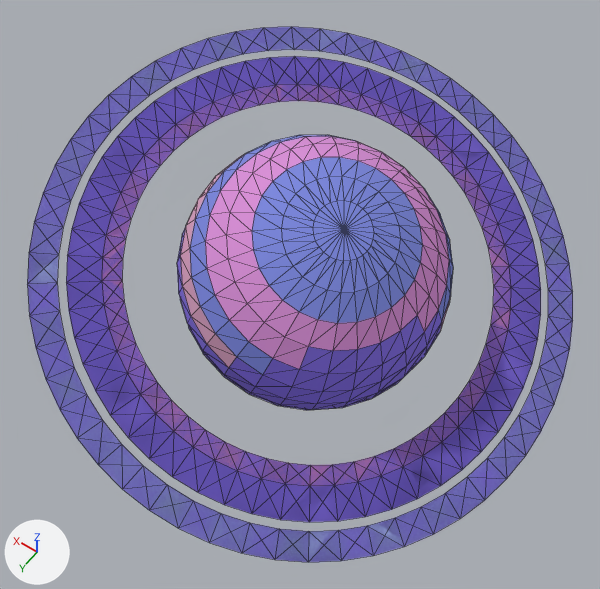
What one commit did to the glTF model assets/models/planet.glb.
Rendered twice from a 50 mm camera at (-195.0, 290.0, 514.0) aimed at (1.0, 15.0, 81.0). Arrows for +X, +Y and +Z are at lower left; the lights stay in place. The first picture is the older version. Mesh edges are drawn as thin lines. Where no turn or scale is listed for an object, it has been applied to the vertices. Vertices at exactly the same position are counted once.

Before the edit, the objects in view are built like this:
```python
me_body = bpy.data.meshes.new('Body')
me_body.from_pydata(...)  # 422 vertices, 840 faces; spans x -90.0..90.0, y -90.0..90.0, z -90.0..90.0
me_body.materials.append(mat_toon)
me_rings = bpy.data.meshes.new('Rings')
me_rings.from_pydata(...)  # 280 vertices, 672 faces; spans x -169.0..169.0, y -177.0..177.0, z -78.0..78.0
me_rings.materials.append(mat_toon)
ob_body = bpy.data.objects.new('Body', me_body)
ob_body.location = (0.0, 0.0, 90.0)
ob_rings = bpy.data.objects.new('Rings', me_rings)
ob_rings.location = (0.0, 0.0, 90.0)
```
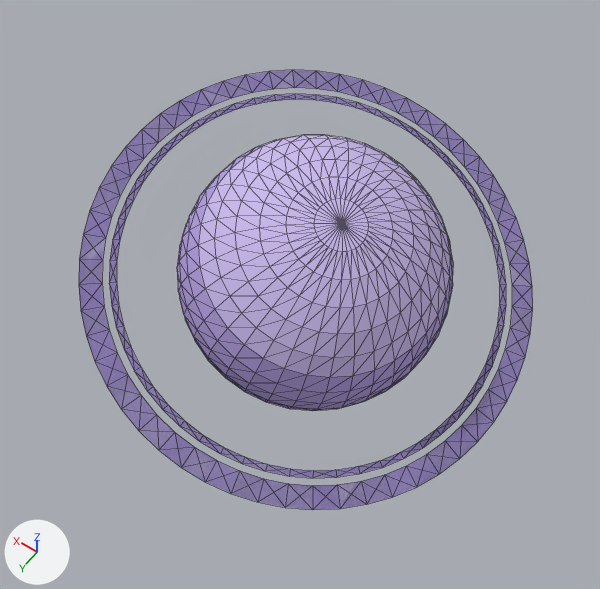
Diff of the bpy script that builds the scene:
```diff
--- a/assets/models/planet.glb.py
+++ b/assets/models/planet.glb.py
@@ me_body @@
 # used by ob_body; location = (0.0, 0.0, 90.0)
-me_body.from_pydata(...)  # 422 vertices, 840 faces; spans x -90.0..90.0, y -90.0..90.0, z -90.0..90.0
+me_body.from_pydata(...)  # 614 vertices, 1224 faces; spans x -90.0..90.0, y -90.0..90.0, z -90.0..90.0
+# me_body part 1: 2 vertices moved within x -26.0..26.0, y -4.0..4.0, z -86.0..86.0; 418 vertices removed from x -90.0..90.0, y -89.0..89.0, z -90.0..90.0; 610 vertices added at x -90.0..90.0, y -89.0..89.0, z -90.0..90.0
 me_body.materials.append(mat_toon)
@@ me_rings @@
 # used by ob_rings; location = (0.0, 0.0, 90.0)
-me_rings.from_pydata(...)  # 280 vertices, 672 faces; spans x -169.0..169.0, y -177.0..177.0, z -78.0..78.0
+me_rings.from_pydata(...)  # 224 vertices, 448 faces; spans x -142.0..142.0, y -148.0..148.0, z -60.0..60.0
+# me_rings part 2: the loose piece of 112 vertices spanning x -169.0..169.0, y -177.0..177.0, z -78.0..78.0 is multiplied about its middle by the matrix ((0.832, -0.005, 0.029), (0.005, 0.833, -0.013), (-0.029, 0.014, 0.832))
+# me_rings part 3: the loose piece of 168 vertices spanning x -147.0..147.0, y -154.0..154.0, z -68.0..68.0 is rebuilt with 112 vertices and now spans x -125.0..125.0, y -129.0..129.0, z -52.0..52.0
 me_rings.materials.append(mat_toon)
```

Pixel boxes [x1, y1, x2, y2] of what changed, in the pictures (600 x 589 px; the box of a moved part takes in the faces that stretch with it):
'Rings', reshaped (17% narrower, 18% shorter)
    before: [27, 27, 573, 562]
    after: [79, 70, 533, 510]
'Body', reshaped
    before: [177, 135, 453, 410]
    after: [177, 135, 453, 411]
part 2 of me_rings, moved or reshaped
    before: [27, 27, 573, 562]
    after: [79, 70, 533, 510]
part 3 of me_rings, rebuilt (16% narrower, 18% shorter)
    before: [66, 56, 541, 522]
    after: [109, 94, 506, 478]
